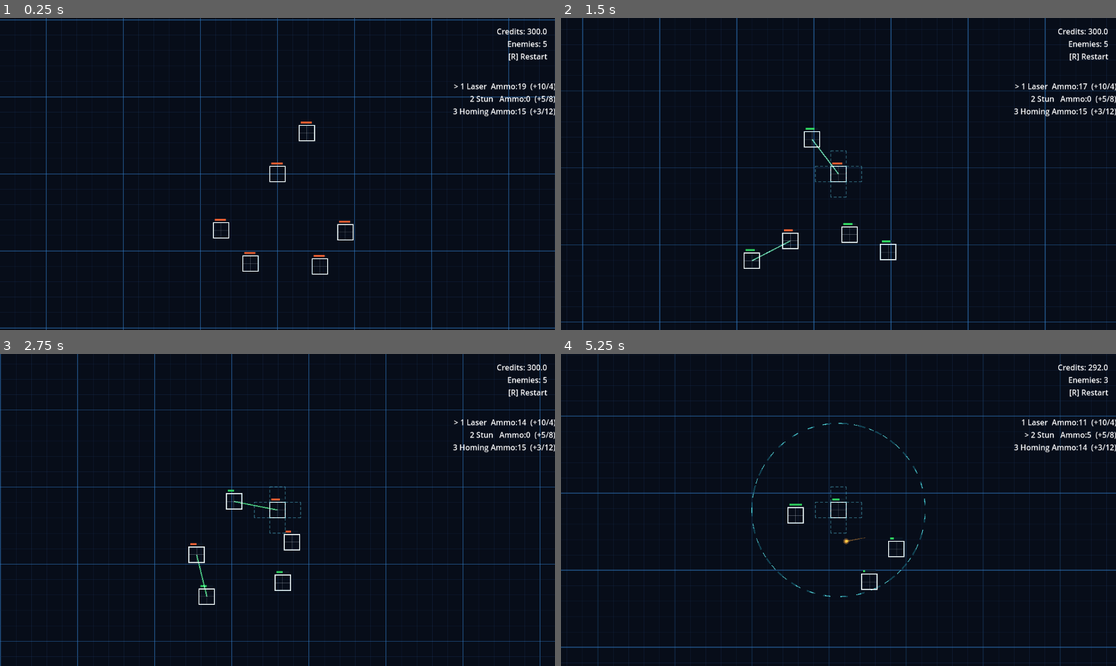
Above: before the commit, frames 1-4 (two rows, left to right).
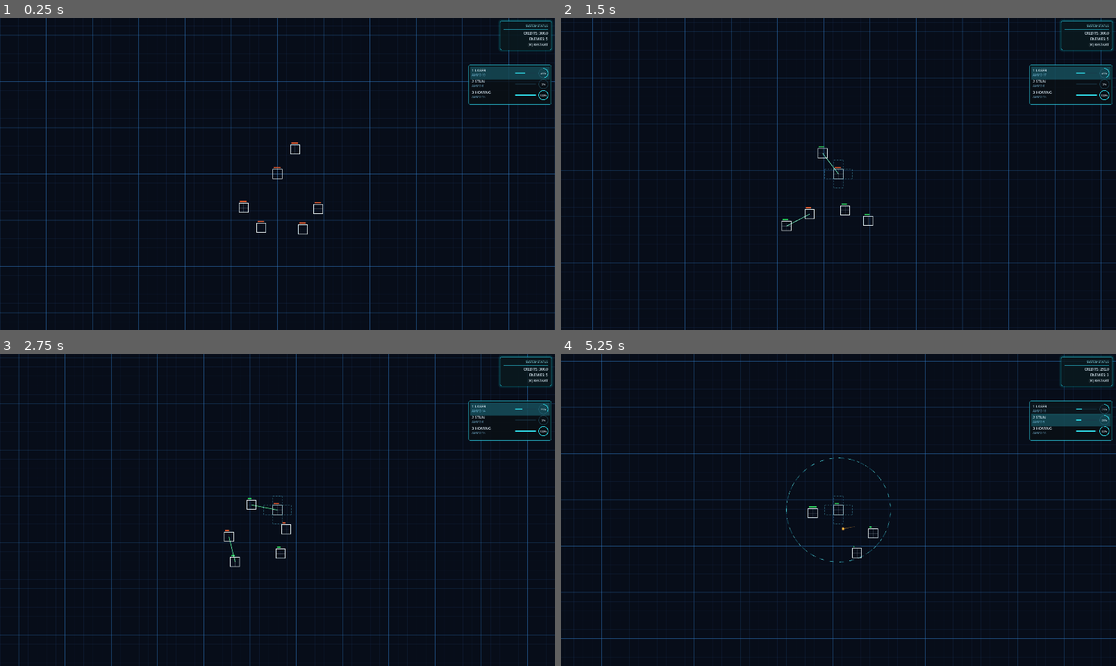
Above: after the commit, the same moments.

Repository: sudheej/neon.io
Game: Godot game, scene res://scenes/Main.tscn
Two runs of this game, one before a commit and one after it. Both use one fixed random seed, a clock stepped at 60 frames per second and the inputs below.
Inputs (mouse positions are in pixels of both pictures, inside the frame that each line leads up to):
- Up to frame 1 (0.25 s): no input
- Up to frame 2 (1.5 s): move the mouse to (960, 158) at 0.52 s; hold D (move_right) 0.53-1.28 s; hold E (expand_mode) 0.53-1.28 s; move the mouse to (727, 189) at 1.27 s; hold S (move_down) from 1.28 s (still down); click (727, 189) at 1.35 s
- Up to frame 3 (2.75 s): move the mouse to (333, 441) at 2.02 s; release S (move_down) at 2.03 s; hold D (move_right) from 2.03 s (still down); hold [ (select_prev_slot) from 2.03 s (still down)
- Up to frame 4 (5.25 s): move the mouse to (810, 572) at 2.77 s; release D (move_right) at 2.78 s; release [ (select_prev_slot) at 2.78 s; hold W (move_up) 2.78-3.53 s; tap Q (toggle_range) at 2.85 s; move the mouse to (1005, 556) at 3.52 s; hold 3 (weapon_homing) 3.53-4.28 s; hold A (move_left) 3.53-5.03 s; move the mouse to (672, 463) at 4.27 s; tap 1 (weapon_laser) at 4.35 s; move the mouse to (866, 510) at 5.02 s; hold S (move_down) from 5.03 s (still down); hold 2 (weapon_stun) from 5.03 s (still down)

The runs differ from the first frame. In frame 1, 6.6% of the frame differs, in the area x 0-100%, y 0-100%; in frame 2, 7.7%; in frame 3, 7.6%; in frame 4, 7.7%.

Commit message:
init version of HUD needs minor alignment fixes

Diff:
--- a/project.godot
+++ b/project.godot
@@ -14,6 +14,13 @@
 config/features=PackedStringArray("4.5", "Forward Plus")
 config/icon="res://icon.svg"
 run/main_scene="res://scenes/Main.tscn"
+
+[display]
+
+window/size/viewport_width=1920
+window/size/viewport_height=1080
+window/size/window_width=1920
+window/size/window_height=1080
 
 [input]
 
--- a/scenes/World.tscn
+++ b/scenes/World.tscn
@@ -1,8 +1,28 @@
-[gd_scene load_steps=4 format=3]
+[gd_scene load_steps=6 format=3]
 
 [ext_resource type="Script" path="res://scripts/world/World.gd" id="1"]
 [ext_resource type="Script" path="res://scripts/world/BlueprintGrid.gd" id="2"]
 [ext_resource type="PackedScene" path="res://scenes/Player.tscn" id="3"]
+[ext_resource type="Script" path="res://scripts/ui/WeaponHud.gd" id="4"]
+
+[sub_resource type="StyleBoxFlat" id="1"]
+content_margin_left = 12.0
+content_margin_top = 10.0
+content_margin_right = 12.0
+content_margin_bottom = 10.0
+bg_color = Color(0.04, 0.06, 0.08, 0.82)
+border_width_left = 1
+border_width_top = 1
+border_width_right = 1
+border_width_bottom = 1
+border_color = Color(0.2, 0.9, 1, 0.75)
+corner_radius_top_left = 6
+corner_radius_top_right = 6
+corner_radius_bottom_right = 6
+corner_radius_bottom_left = 6
+shadow_size = 8
+shadow_offset = Vector2(0, 0)
+shadow_color = Color(0, 1, 1, 0.2)
 
 [node name="World" type="Node2D"]
 script = ExtResource("1")
@@ -15,29 +35,49 @@
 [node name="HUD" type="CanvasLayer" parent="."]
 layer = 10
 
-[node name="Info" type="Label" parent="HUD"]
+[node name="InfoPanel" type="PanelContainer" parent="HUD"]
 anchor_left = 1.0
 anchor_top = 0.0
 anchor_right = 1.0
 anchor_bottom = 0.0
-offset_left = -220.0
-offset_top = 16.0
-offset_right = -16.0
-offset_bottom = 120.0
+offset_left = -190.0
+offset_top = 10.0
+offset_right = -12.0
+offset_bottom = 72.0
+theme_override_styles/panel = SubResource("1")
+
+[node name="Body" type="VBoxContainer" parent="HUD/InfoPanel"]
+size_flags_horizontal = 3
+size_flags_vertical = 3
+theme_override_constants/separation = 4
+
+[node name="Title" type="Label" parent="HUD/InfoPanel/Body"]
 horizontal_alignment = 2
-text = "XP: 0.0\nEnemies: 0\n[R] Restart"
+text = "SYSTEM STATUS"
+theme_override_colors/font_color = Color(0.6, 0.95, 1, 0.9)
+theme_override_font_sizes/font_size = 10
 
-[node name="WeaponLegend" type="Label" parent="HUD"]
+[node name="Accent" type="ColorRect" parent="HUD/InfoPanel/Body"]
+custom_minimum_size = Vector2(0, 2)
+size_flags_horizontal = 3
+color = Color(0.2, 0.9, 1, 0.7)
+
+[node name="Info" type="Label" parent="HUD/InfoPanel/Body"]
+horizontal_alignment = 2
+text = "CREDITS: 0.0\nENEMIES: 0\n[R] RESTART"
+theme_override_colors/font_color = Color(0.9, 0.96, 1, 0.9)
+theme_override_font_sizes/font_size = 12
+
+[node name="WeaponHUD" type="Control" parent="HUD"]
 anchor_left = 1.0
 anchor_top = 0.0
 anchor_right = 1.0
 anchor_bottom = 0.0
-offset_left = -220.0
-offset_top = 130.0
-offset_right = -16.0
-offset_bottom = 250.0
-horizontal_alignment = 2
-text = "> 1 Laser  Ammo:20  (+10/4)\n  2 Stun   Ammo:0   (+5/8)\n  3 Homing Ammo:0   (+3/12)"
+offset_left = -300.0
+offset_top = 162.0
+offset_right = -12.0
+offset_bottom = 300.0
+script = ExtResource("4")
 
 [node name="GameOver" type="CanvasLayer" parent="."]
 layer = 20
--- /dev/null
+++ b/scripts/ui/WeaponHud.gd
@@ -0,0 +1,152 @@
+extends Control
+
+const WeaponSlot = preload("res://scripts/weapons/WeaponSlot.gd")
+
+const WEAPON_ORDER := [
+	WeaponSlot.WeaponType.LASER,
+	WeaponSlot.WeaponType.STUN,
+	WeaponSlot.WeaponType.HOMING
+]
+const WEAPON_KEYS := {
+	WeaponSlot.WeaponType.LASER: "1",
+	WeaponSlot.WeaponType.STUN: "2",
+	WeaponSlot.WeaponType.HOMING: "3"
+}
+const WEAPON_NAMES := {
+	WeaponSlot.WeaponType.LASER: "LASER",
+	WeaponSlot.WeaponType.STUN: "STUN",
+	WeaponSlot.WeaponType.HOMING: "HOMING"
+}
+
+const PADDING := Vector2(12.0, 10.0)
+const ROW_HEIGHT := 38.0
+const RING_RADIUS := 16.0
+const RING_WIDTH := 2.0
+const BAR_WIDTH := 72.0
+const BAR_HEIGHT := 4.0
+const PANEL_RADIUS := 6.0
+
+const PANEL_BG := Color(0.04, 0.06, 0.08, 0.82)
+const PANEL_BORDER := Color(0.2, 0.9, 1.0, 0.75)
+const PANEL_GLOW := Color(0.0, 1.0, 1.0, 0.18)
+const ROW_GLOW := Color(0.2, 0.9, 1.0, 0.2)
+const TEXT_PRIMARY := Color(0.9, 0.96, 1.0, 0.9)
+const TEXT_MUTED := Color(0.55, 0.85, 1.0, 0.65)
+const BAR_BG := Color(0.1, 0.22, 0.28, 0.6)
+const BAR_FILL := Color(0.2, 0.95, 1.0, 0.9)
+const RING_BG := Color(0.2, 0.5, 0.6, 0.4)
+const RING_FILL := Color(0.2, 0.95, 1.0, 0.95)
+
+var player: Node = null
+var weapon_system: Node = null
+var selected_weapon: int = WeaponSlot.WeaponType.LASER
+var selection_strength: Dictionary = {}
+var flash_time: float = 0.0
+
+func _ready() -> void:
+	mouse_filter = Control.MOUSE_FILTER_IGNORE
+	for weapon_type in WEAPON_ORDER:
+		selection_strength[weapon_type] = 0.0
+	_resolve_player()
+	set_process(true)
+
+func _process(delta: float) -> void:
+	_resolve_player()
+	if weapon_system == null:
+		return
+	var current = weapon_system.get_selected_weapon_type()
+	if current != selected_weapon:
+		selected_weapon = current
+		flash_time = 0.22
+	flash_time = maxf(flash_time - delta, 0.0)
+	for weapon_type in WEAPON_ORDER:
+		var target = 1.0 if weapon_type == selected_weapon else 0.0
+		var current_strength = float(selection_strength.get(weapon_type, 0.0))
+		selection_strength[weapon_type] = _smooth(current_strength, target, delta, 10.0)
+	queue_redraw()
+
+func _resolve_player() -> void:
+	if player == null or not is_instance_valid(player):
+		player = get_tree().get_first_node_in_group("player")
+		weapon_system = null
+	if weapon_system == null and player != null and player.has_node("WeaponSystem"):
+		weapon_system = player.get_node("WeaponSystem")
+
+func _smooth(value: float, target: float, delta: float, speed: float) -> float:
+	return lerp(value, target, 1.0 - exp(-speed * delta))
+
+func _draw() -> void:
+	var rect = Rect2(Vector2.ZERO, size)
+	var panel_style := StyleBoxFlat.new()
+	panel_style.bg_color = PANEL_BG
+	panel_style.border_color = PANEL_BORDER
+	panel_style.border_width_left = 1
+	panel_style.border_width_top = 1
+	panel_style.border_width_right = 1
+	panel_style.border_width_bottom = 1
+	panel_style.corner_radius_top_left = PANEL_RADIUS
+	panel_style.corner_radius_top_right = PANEL_RADIUS
+	panel_style.corner_radius_bottom_left = PANEL_RADIUS
+	panel_style.corner_radius_bottom_right = PANEL_RADIUS
+	draw_style_box(panel_style, rect)
+	draw_rect(rect.grow(-3.0), PANEL_GLOW, false, 1.0)
+
+	var font = get_theme_default_font()
+	var font_size = max(10, int(get_theme_default_font_size() * 0.85))
+	var small_size = max(9, int(font_size * 0.8))
+	var percent_size = max(8, int(small_size * 0.9))
+
+	var y = PADDING.y
+	for weapon_type in WEAPON_ORDER:
+		var center_y = y + ROW_HEIGHT * 0.5
+		var glow = float(selection_strength.get(weapon_type, 0.0))
+		var flash = (flash_time / 0.22) if flash_time > 0.0 and weapon_type == selected_weapon else 0.0
+		var glow_alpha = clamp(glow * 0.25 + flash * 0.25, 0.0, 0.4)
+		if glow_alpha > 0.0:
+			var glow_color = Color(ROW_GLOW.r, ROW_GLOW.g, ROW_GLOW.b, glow_alpha)
+			draw_rect(Rect2(PADDING.x * 0.5, y - 3.0, size.x - PADDING.x, ROW_HEIGHT + 6.0), glow_color, true)
+
+		var label = "%s %s" % [WEAPON_KEYS[weapon_type], WEAPON_NAMES[weapon_type]]
+		draw_string(font, Vector2(PADDING.x, center_y - 5.0), label, HORIZONTAL_ALIGNMENT_LEFT, -1, font_size, TEXT_PRIMARY)
+
+		if weapon_system != null and weapon_system.has_method("get_weapon_ammo"):
+			var ammo = weapon_system.get_weapon_ammo(weapon_type)
+			var ammo_text = "AMMO %d" % ammo
+			draw_string(font, Vector2(PADDING.x, center_y + 10.0), ammo_text, HORIZONTAL_ALIGNMENT_LEFT, -1, small_size, TEXT_MUTED)
+
+		var cap = _get_capacity(weapon_type)
+		var ammo_value = 0
+		if weapon_system != null and weapon_system.has_method("get_weapon_ammo"):
+			ammo_value = weapon_system.get_weapon_ammo(weapon_type)
+		var ratio = 0.0
+		if cap > 0:
+			ratio = clamp(float(ammo_value) / float(cap), 0.0, 1.0)
+
+		var ring_center = Vector2(size.x - PADDING.x - RING_RADIUS, center_y)
+		var bar_right = ring_center.x - RING_RADIUS - 10.0
+		var bar_rect = Rect2(bar_right - BAR_WIDTH, center_y - BAR_HEIGHT * 0.5, BAR_WIDTH, BAR_HEIGHT)
+
+		draw_rect(bar_rect, BAR_BG, true)
+		if ratio > 0.0:
+			draw_rect(Rect2(bar_rect.position, Vector2(bar_rect.size.x * ratio, bar_rect.size.y)), BAR_FILL, true)
+
+		draw_arc(ring_center, RING_RADIUS, -PI * 0.5, TAU - PI * 0.5, 64, RING_BG, RING_WIDTH)
+		if ratio > 0.0:
+			draw_arc(ring_center, RING_RADIUS, -PI * 0.5, TAU * ratio - PI * 0.5, 64, RING_FILL, RING_WIDTH)
+
+		var percent = int(round(ratio * 100.0))
+		var percent_text = "%d%%" % percent
+		var text_size = font.get_string_size(percent_text, HORIZONTAL_ALIGNMENT_LEFT, -1, percent_size)
+		var baseline = ring_center.y + text_size.y * 0.35
+		draw_string(font, Vector2(ring_center.x - text_size.x * 0.5, baseline), percent_text, HORIZONTAL_ALIGNMENT_LEFT, -1, percent_size, TEXT_PRIMARY)
+
+		y += ROW_HEIGHT
+
+func _get_capacity(weapon_type: int) -> int:
+	if weapon_system == null:
+		return 0
+	if weapon_system.has_method("get_weapon_capacity"):
+		return weapon_system.get_weapon_capacity(weapon_type)
+	var pack_amount = weapon_system.get_weapon_pack_ammo(weapon_type)
+	var starting = weapon_system.get_weapon_ammo(weapon_type)
+	return max(starting, pack_amount * 4)
--- a/scripts/weapons/WeaponSystem.gd
+++ b/scripts/weapons/WeaponSystem.gd
@@ -13,6 +13,9 @@
 const LASER_PACK_AMMO: int = 10
 const STUN_PACK_AMMO: int = 5
 const HOMING_PACK_AMMO: int = 3
+const LASER_CAPACITY: int = 40
+const STUN_CAPACITY: int = 20
+const HOMING_CAPACITY: int = 15
 
 var player: Node2D
 var shape: Node
@@ -117,6 +120,17 @@
 func get_weapon_ammo(weapon_type: int) -> int:
 	return weapon_ammo.get(weapon_type, 0)
 
+func get_weapon_capacity(weapon_type: int) -> int:
+	match weapon_type:
+		WeaponSlot.WeaponType.LASER:
+			return LASER_CAPACITY
+		WeaponSlot.WeaponType.STUN:
+			return STUN_CAPACITY
+		WeaponSlot.WeaponType.HOMING:
+			return HOMING_CAPACITY
+		_:
+			return 0
+
 func get_weapon_label(weapon_type: int) -> String:
 	match weapon_type:
 		WeaponSlot.WeaponType.LASER:
--- a/scripts/world/World.gd
+++ b/scripts/world/World.gd
@@ -15,12 +15,12 @@
 var elapsed: float = 0.0
 var game_over: bool = false
 var game_over_pulse: float = 0.0
+var pending_hud_shot: bool = false
 
 @onready var player = $Player
 @onready var enemies_root = $Enemies
 @onready var camera = $Camera2D
-@onready var hud_label: Label = $HUD/Info
-@onready var weapon_legend: Label = $HUD/WeaponLegend
+@onready var hud_label: Label = $HUD/InfoPanel/Body/Info
 @onready var game_over_layer: CanvasLayer = $GameOver
 @onready var game_over_time: Label = $GameOver/TimeSurvived
 
@@ -30,6 +30,7 @@
 	spawn_timer = SPAWN_INTERVAL
 	if player != null and player.has_signal("died"):
 		player.died.connect(_on_player_died)
+	_maybe_schedule_hud_screenshot()
 
 func _unhandled_input(event: InputEvent) -> void:
 	if event.is_action_pressed("restart_game"):
@@ -47,7 +48,6 @@
 	var combatants: Array[Node] = _get_combatants()
 	_process_combatants(delta, combatants)
 	_update_hud(combatants)
-	_update_weapon_legend()
 	_maybe_spawn_enemy(delta, combatants.size() - 1)
 
 func _get_combatants() -> Array[Node]:
@@ -93,7 +93,7 @@
 	if hud_label == null:
 		return
 	var enemy_count = max(combatants.size() - 1, 0)
-	hud_label.text = "Credits: %.1f\nEnemies: %d\n[R] Restart" % [player.xp, enemy_count]
+	hud_label.text = "CREDITS: %.1f\nENEMIES: %d\n[R] RESTART" % [player.xp, enemy_count]
 
 func _current_enemy_cap() -> int:
 	var ramp = int(floor(elapsed / SPAWN_RAMP_SECONDS))
@@ -106,34 +106,6 @@
 		game_over_layer.visible = true
 	_update_game_over_time()
 
-func _update_weapon_legend() -> void:
-	if weapon_legend == null:
-		return
-	var weapon_type = player.weapon_system.get_selected_weapon_type()
-	var laser_cost = player.weapon_system.get_weapon_pack_cost(WeaponSlot.WeaponType.LASER)
-	var stun_cost = player.weapon_system.get_weapon_pack_cost(WeaponSlot.WeaponType.STUN)
-	var homing_cost = player.weapon_system.get_weapon_pack_cost(WeaponSlot.WeaponType.HOMING)
-	var laser_ammo = player.weapon_system.get_weapon_ammo(WeaponSlot.WeaponType.LASER)
-	var stun_ammo = player.weapon_system.get_weapon_ammo(WeaponSlot.WeaponType.STUN)
-	var homing_ammo = player.weapon_system.get_weapon_ammo(WeaponSlot.WeaponType.HOMING)
-	var laser_pack = player.weapon_system.get_weapon_pack_ammo(WeaponSlot.WeaponType.LASER)
-	var stun_pack = player.weapon_system.get_weapon_pack_ammo(WeaponSlot.WeaponType.STUN)
-	var homing_pack = player.weapon_system.get_weapon_pack_ammo(WeaponSlot.WeaponType.HOMING)
-	weapon_legend.text = "%s 1 Laser  Ammo:%d  (+%d/%.0f)\n%s 2 Stun   Ammo:%d  (+%d/%.0f)\n%s 3 Homing Ammo:%d  (+%d/%.0f)" % [
-		">" if weapon_type == WeaponSlot.WeaponType.LASER else " ",
-		laser_ammo,
-		laser_pack,
-		laser_cost,
-		">" if weapon_type == WeaponSlot.WeaponType.STUN else " ",
-		stun_ammo,
-		stun_pack,
-		stun_cost,
-		">" if weapon_type == WeaponSlot.WeaponType.HOMING else " ",
-		homing_ammo,
-		homing_pack,
-		homing_cost
-	]
-
 func _update_game_over_time() -> void:
 	if game_over_time == null:
 		return
@@ -144,3 +116,26 @@
 	game_over_time.text = "Time Survived: %02d:%02d:%02d" % [hours, minutes, seconds]
 	var pulse = 0.9 + 0.12 * sin(game_over_pulse * 2.0)
 	game_over_time.modulate = Color(1.0, 1.0, 1.0, pulse)
+
+func _maybe_schedule_hud_screenshot() -> void:
+	var args = OS.get_cmdline_args()
+	if not args.has("--hud-shot"):
+		return
+	if pending_hud_shot:
+		return
+	var delay := 1.2
+	var path := "user://hud_shot.png"
+	for arg in args:
+		if arg.begins_with("--hud-shot-delay="):
+			delay = float(arg.get_slice("=", 1))
+		elif arg.begins_with("--hud-shot-path="):
+			path = arg.get_slice("=", 1)
+	pending_hud_shot = true
+	call_deferred("_do_hud_screenshot", delay, path)
+
+func _do_hud_screenshot(delay: float, path: String) -> void:
+	await get_tree().create_timer(delay).timeout
+	await get_tree().process_frame
+	var image = get_viewport().get_texture().get_image()
+	if image != null:
+		image.save_png(path)
Not shown, changed: AGENTS.md
Not shown, changed: run_game.sh
